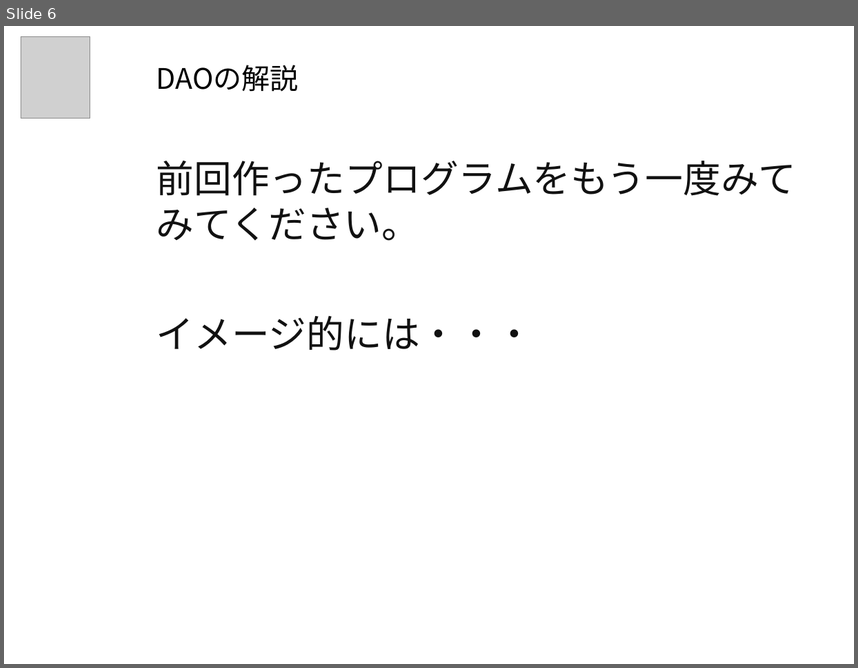
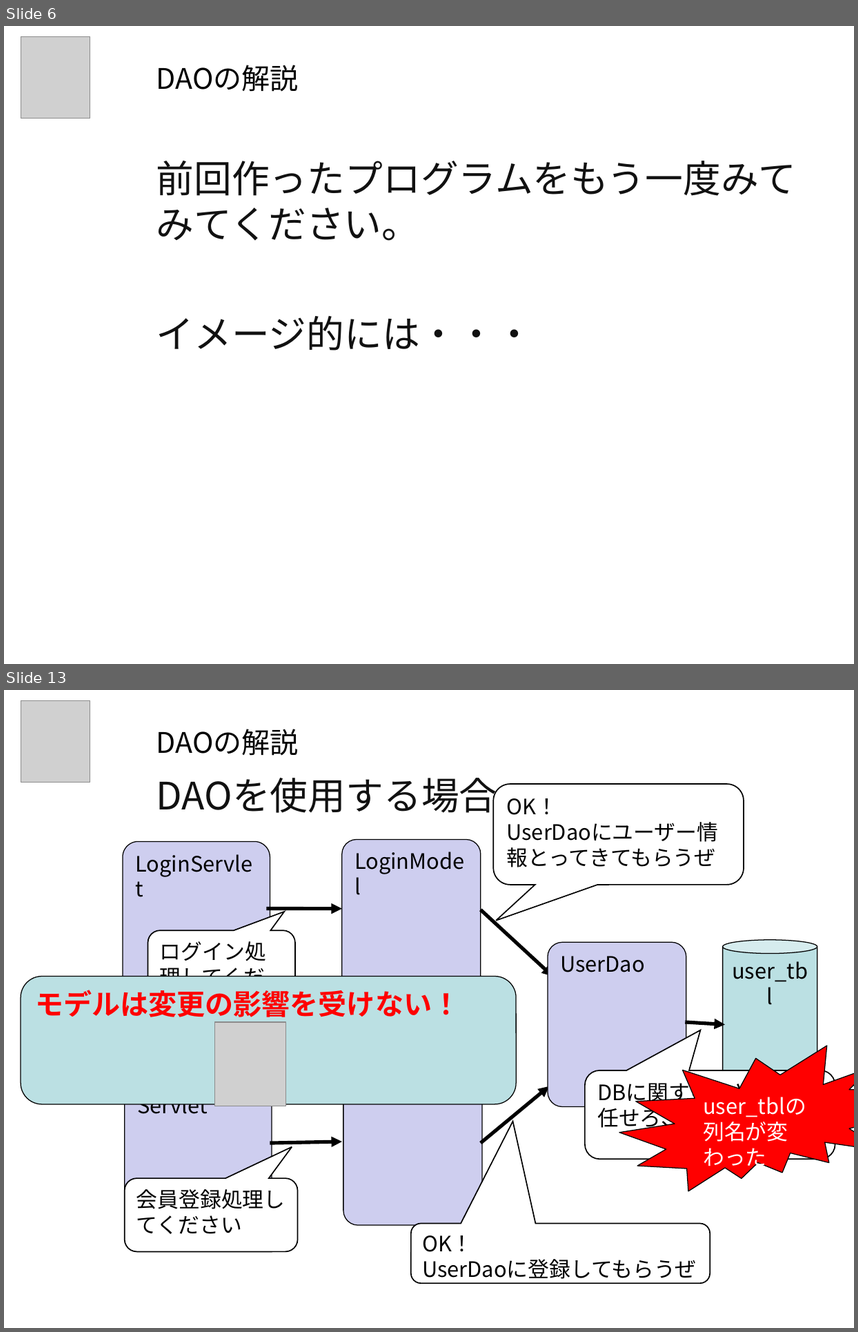
Before and after one commit to nishino-naoyuki/2018Web, a slide deck: ppt/Webアプリケーション開発演習B_15.ppt. Shown one above the other, each under a label of ours: slide 6 before the commit, slides 6 and 13 after it; the slides between them are not shown. The pictures are 858x668 and 858x1332 pixels, drawn with LibreOffice and Linux fonts; fonts in the diff are those of the drawing; grey boxes stand for pictures; background and template pictures are left out. Boxes give left, top, right and bottom in pixels: in the first picture for what was removed or moved away, otherwise in the second. Text is boxed around its words. In the diff, an @@ line names an element or a change of style, - is before the commit and + after.

```diff
--- a/ppt/Webアプリケーション開発演習B_15.ppt
+++ b/ppt/Webアプリケーション開発演習B_15.ppt
@@ slide 13 added at (4, 690, 854, 1328), background picture (left out) @@
@@ picture added at (21, 701, 91, 782) @@
@@ title added at (156, 729, 299, 756), 24 pt, text #000000 @@
+DAOの解説
@@ text added at (156, 778, 497, 819), 32 pt, text #111111 @@
+DAOを使用する場合
@@ rounded speech box added at (494, 784, 744, 884), fill #FFFFFF, outline #000000 0.99 pt, 18 pt, text #000000 @@
+OK！
+UserDaoにユーザー情報とってきてもらうぜ
@@ freeform shape added at (123, 841, 270, 1005), fill #CECEEF, outline #000000 0.74 pt, 18 pt, text #000000 @@
+LoginServlet
@@ freeform shape added at (342, 840, 481, 1004), fill #CECEEF, outline #000000 0.74 pt, 18 pt, text #000000 @@
+LoginModel
@@ arrow added from (267, 909) to (342, 909), #000000 3 pt @@
@@ arrow added from (481, 909) to (553, 976), #000000 3 pt @@
@@ rounded speech box added at (148, 931, 294, 1004), fill #FFFFFF, outline #000000 0.99 pt, 18 pt, text #000000 @@
+ログイン処理してください
@@ freeform shape added at (548, 943, 686, 1107), fill #CECEEF, outline #000000 0.74 pt, 18 pt, text #000000 @@
+UserDao
@@ cylinder added at (722, 940, 817, 1104), fill #BBE0E3, outline #000000 0.74 pt, 18 pt, text #000000 @@
+user_tbl
@@ rounded rectangle added at (21, 976, 517, 1104), fill #BBE0E3, outline #000000 0.74 pt, 24 pt, text #FF0000, bold @@
+モデルは変更の影響を受けない！
@@ picture added at (215, 1021, 286, 1105) @@
@@ arrow added from (685, 1021) to (725, 1024), #000000 3 pt @@
@@ freeform shape added at (125, 1057, 272, 1221), fill #CECEEF, outline #000000 0.74 pt, 18 pt, text #000000 @@
+UserEntry
+Servlet
@@ freeform shape added at (343, 1061, 481, 1225), fill #CECEEF, outline #000000 0.74 pt, 18 pt, text #000000 @@
+UserModel
@@ irregular seal added at (619, 1045, 854, 1191), fill #FF0000, outline #000000 0.74 pt, 18 pt, text #FFFFFF @@
+user_tblの列名が変わった
@@ rounded speech box added at (584, 1070, 835, 1159), fill #FFFFFF, outline #000000 0.99 pt, 18 pt, text #000000 @@
+DBに関することは俺に任せろ、ベイベー
@@ arrow added from (481, 1142) to (549, 1086), #000000 3 pt @@
@@ arrow added from (270, 1143) to (342, 1141), #000000 3 pt @@
@@ rounded speech box added at (125, 1178, 298, 1251), fill #FFFFFF, outline #000000 0.99 pt, 18 pt, text #000000 @@
+会員登録処理してください
@@ rounded speech box added at (411, 1223, 711, 1283), fill #FFFFFF, outline #000000 0.99 pt, 18 pt, text #000000 @@
+OK！
+UserDaoに登録してもらうぜ
```
Also in this commit, not shown: 29 other slides added, 1 slide removed, 2 other files.
